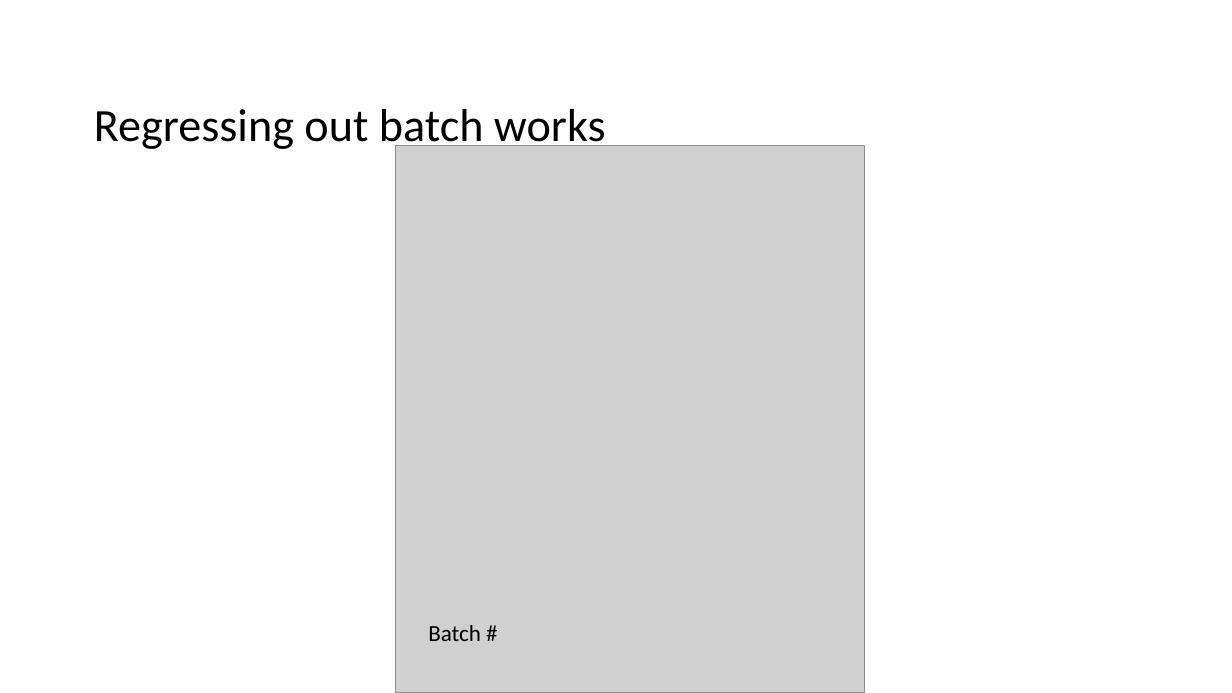
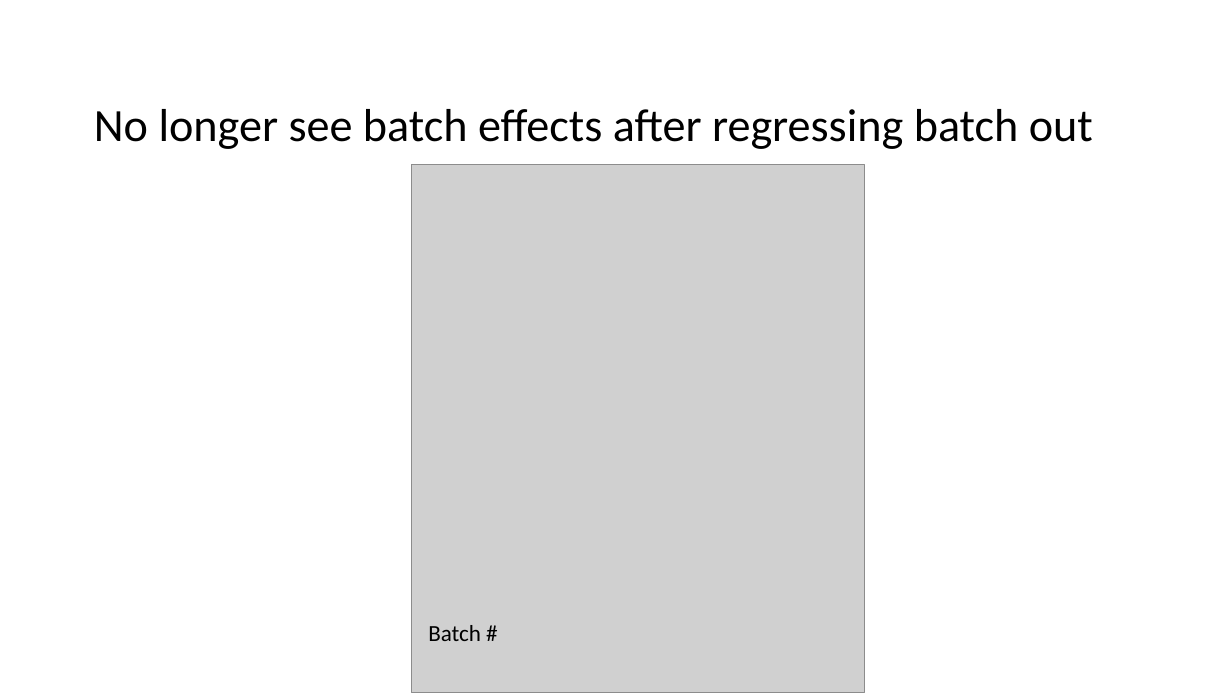
Before and after one commit to tybottorff/bottorffdocs, a slide deck: slide 12 of presentations/NCI_talks/2024_10_23.pptx (slide 14 before the commit). Drawn at 1232x693 pixels with LibreOffice and Linux fonts; fonts in the diff are those of the drawing; grey boxes stand for pictures. Boxes give left, top, right and bottom in pixels: in the first picture for what was removed or moved away, otherwise in the second. Text is boxed around its words. In the diff, an @@ line names an element or a change of style, - is before the commit and + after.

```diff
--- a/presentations/NCI_talks/2024_10_23.pptx
+++ b/presentations/NCI_talks/2024_10_23.pptx
@@ title at bbox=[94, 109, 1093, 149]: text changed @@
-Regressing out batch works
+No longer see batch effects after regressing batch out
@@ picture: place and size @@
-picture at bbox=[396, 146, 864, 693]
+picture at bbox=[411, 165, 864, 693]
```
Also in this commit, not shown: 4 other slides changed, 1 slide removed.
